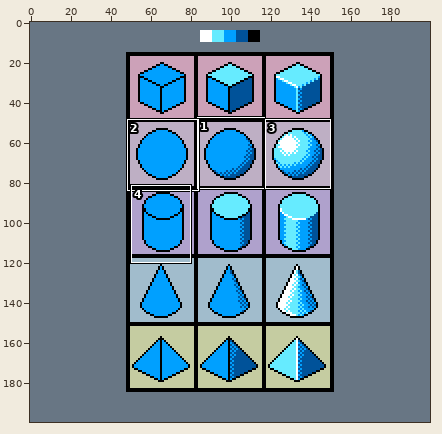
Pixel-art file -- Section 3 - Colours and textures/3d-objects.ase. Above: a wide view before the commit, with the close-up outlined.
Close-up. Before the commit:
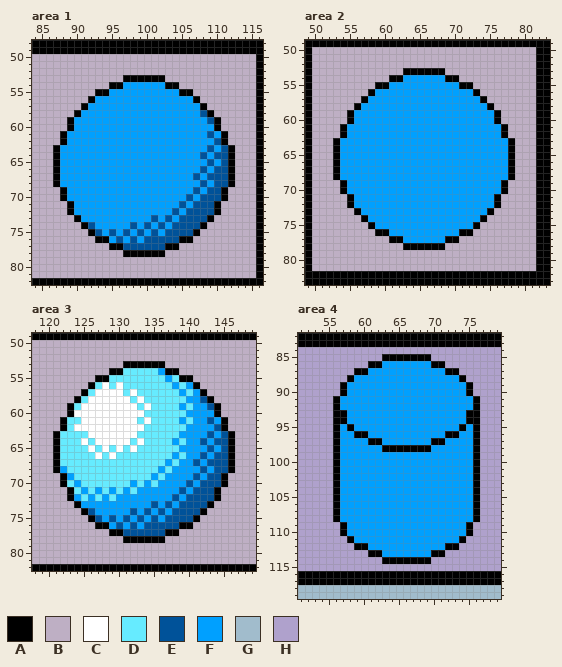
200x200 pixels, 1 frame. Shown: area 1: x 84..116, y 48..82; area 2: x 49..83, y 49..83; area 3: x 118..149, y 49..82; area 4: x 51..79, y 82..119. The commit also changed other parts of the picture, which this record leaves out.
Palette (. is transparent): A #000000  B #beafc4  C #ffffff  D #66ebff  E #005299  F #00a0ff  G #a1bccc  H #afa1cc
After the commit:
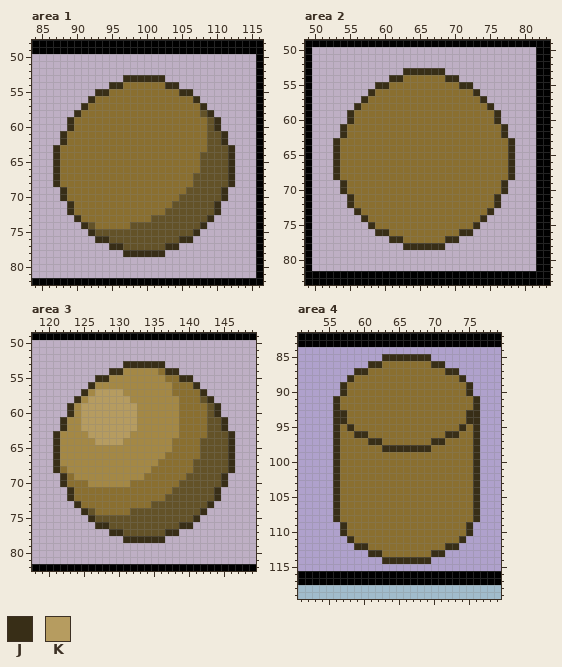
Colours new in this view: J #382e17  K #b69c60
Difference:
layer "Layer 2" now hidden
layer "Layer 3" now hidden
layer "Layer 4" now hidden
layer "Layer 5" added
colour D: #66ebff -> #a48845
colour E: #005299 -> #635228
colour F: #00a0ff -> #8a6f30
Changed rows in their new state; - is a pixel that keeps its letter.
Area 1, layer "Layer 5":
first column x 87:
53 ----------JJJJJJ----------
54 --------JJ------JJ--------
55 ------JJ----------JJ------
56 -----J--------------J-----
57 ----J----------------J----
58 ---J------------------J---
59 --J--------------------J--
60 --J-------------------EJ--
61 -J---------------------EJ-
62 -J--------------------E-J-
63 J----------------------E-J
64 J---------------------E--J
65 J--------------------E-E-J
66 J---------------------E--J
67 J--------------------E---J
68 J-------------------E-E--J
69 -J-----------------E-E--J-
70 -J----------------E-E---J-
71 --J--------------E-E---J--
72 --J-------------E-E----J--
73 ---J-----------E-E----J---
74 ----J-------E-E-E----J----
75 -----J-E-E-E-E-E----J-----
76 ------JJE-E-E-----JJ------
77 --------JJ------JJ--------
78 ----------JJJJJJ----------
Area 2, layer "Layer 5":
first column x 53:
53 ----------JJJJJJ----------
54 --------JJ------JJ--------
55 ------JJ----------JJ------
56 -----J--------------J-----
57 ----J----------------J----
58 ---J------------------J---
59 --J--------------------J--
60 --J--------------------J--
61 -J----------------------J-
62 -J----------------------J-
63 J------------------------J
64 J------------------------J
65 J------------------------J
66 J------------------------J
67 J------------------------J
68 J------------------------J
69 -J----------------------J-
70 -J----------------------J-
71 --J--------------------J--
72 --J--------------------J--
73 ---J------------------J---
74 ----J----------------J----
75 -----J--------------J-----
76 ------JJ----------JJ------
77 --------JJ------JJ--------
78 ----------JJJJJJ----------
Area 3, layer "Layer 5":
first column x 121:
53 ----------JJJJJJ----------
54 --------JJ------JJ--------
55 ------JJ---------FJJ------
56 -----J-D-D--------F-J-----
57 ----J-KKKK-D-----F-F-J----
58 ---J-KKKKKK-D-----F---J---
59 --J-KKKKKKKK-D-----F---J--
60 --JDKKKKKKKKD-----F---EJ--
61 -J--KKKKKKKK-D-----F---EJ-
62 -J-DKKKKKKKKD-----F---E-J-
63 J----KKKKKKD-----------E-J
64 J---D-KKKKD-D-----F---E--J
65 J----D-D-D-D-----F---E-E-J
66 J-----D-D-------F-F---E--J
67 J--------------F-F---E---J
68 J-------------F-F---E-E--J
69 -J-----------F-F---E-E--J-
70 -JF-F-------F-F---E-E---J-
71 --JF-F-F-F-F-----E-E---J--
72 --J-F-F-F-------E-E----J--
73 ---J-----------E-E----J---
74 ----J-------E-E-E----J----
75 -----J-E-E-E-E-E----J-----
76 ------JJE-E-E-----JJ------
77 --------JJ------JJ--------
78 ----------JJJJJJ----------
Area 4, layer "Layer 5":
first column x 56:
 85 -------JJJJJJJ-------
 86 -----JJ-------JJ-----
 87 ---JJ-----------JJ---
 88 --J---------------J--
 89 -J-----------------J-
 90 -J-----------------J-
 91 J-------------------J
 92 J-------------------J
 93 JJ-----------------JJ
 94 JJ-----------------JJ
 95 J-J---------------J-J
 96 J--JJ-----------JJ--J
 97 J----JJ-------JJ----J
 98 J------JJJJJJJ------J
 99 J-------------------J
100 J-------------------J
101 J-------------------J
102 J-------------------J
103 J-------------------J
104 J-------------------J
105 J-------------------J
106 J-------------------J
107 J-------------------J
108 J-------------------J
109 -J-----------------J-
110 -J-----------------J-
111 --J---------------J--
112 ---JJ-----------JJ---
113 -----JJ-------JJ-----
114 -------JJJJJJJ-------
